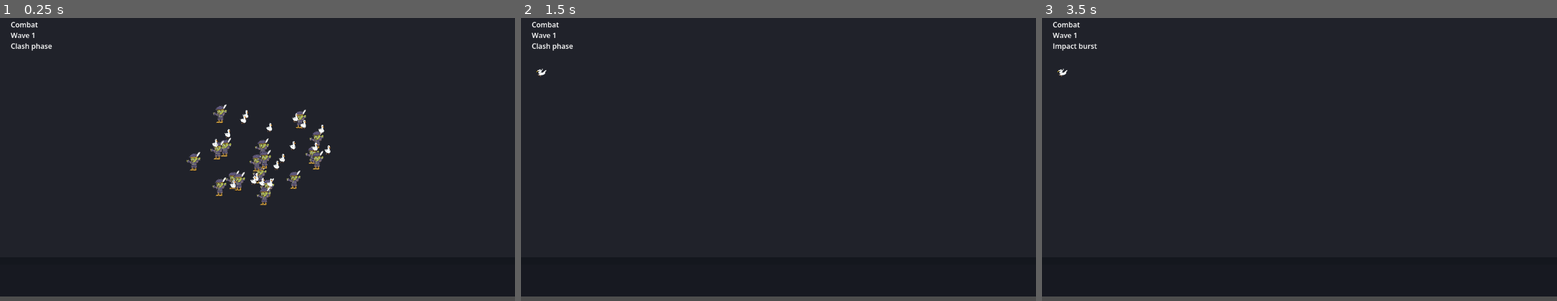
Above: before the commit, frames 1-3 (left to right).
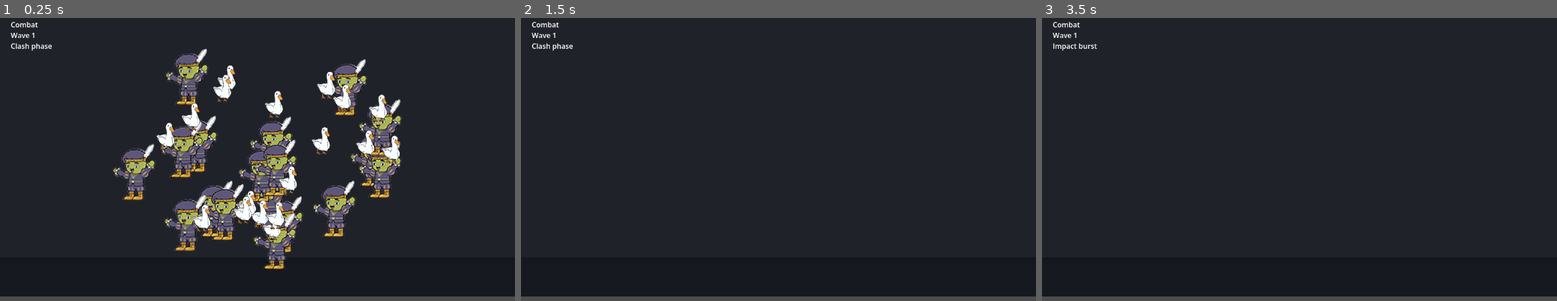
Above: after the commit, the same moments.

Repository: changingzhao-cpu/demo
Game: Godot game, scene res://scenes/main/main_scene.tscn
The game is run twice, just before and just after one commit, with the same random seed, the same clock (stepped at 60 frames per second) and the same inputs.
Inputs (mouse positions are in pixels of both pictures, inside the frame that each line leads up to):
- Up to frame 1 (0.25 s): no input
- Up to frame 2 (1.5 s): tap Enter at 0.5, 0.6 s; move the mouse to (891, 142) at 0.52 s; click (891, 142) at 0.67 s; move the mouse to (675, 170) at 1.27 s; tap Keypad Enter at 1.35 s; click (675, 170) at 1.42 s
- Up to frame 3 (3.5 s): tap Space at 2 s; move the mouse to (1351, 94) at 2.02 s; tap Enter at 2.1, 2.75 s; click (1351, 94) at 2.17 s; move the mouse to (1273, 213) at 2.77 s; tap Keypad Enter at 2.85 s; click (1273, 213) at 2.92 s

The runs differ from the first frame. In frame 1, 14% of the frame differs, in the area x 21-78%, y 10-89%; in frame 2, less than 0.1%; in frame 3, less than 0.1%.

Commit message:
Apply a large initialization occupancy increase.
Greatly increase first-frame battle area coverage and unit render scale to match the requested visual jump in opening composition size.

Co-Authored-By: Claude Sonnet 4.6 (1M context) <noreply@anthropic.com>

Diff:
--- a/scripts/battle/battle_scene_runtime.gd
+++ b/scripts/battle/battle_scene_runtime.gd
@@ -2,11 +2,11 @@
 
 const EffectPoolScript = preload("res://scripts/presentation/effect_pool.gd")
 const SCREEN_CENTER := Vector2(640.0, 392.0)
-const SCREEN_SCALE := Vector2(300.0, 214.0)
+const SCREEN_SCALE := Vector2(600.0, 428.0)
 const INIT_DISPLAY_COUNT := 42
-const INIT_REGION_RADIUS := Vector2(172.0, 110.0)
-const INIT_MIN_DISTANCE := 4.5
-const INIT_JITTER := 2.5
+const INIT_REGION_RADIUS := Vector2(344.0, 220.0)
+const INIT_MIN_DISTANCE := 9.0
+const INIT_JITTER := 5.0
 const INIT_HOLD_SECONDS := 1.2
 
 @onready var _controller = $BattleController
--- a/scripts/presentation/unit_view.gd
+++ b/scripts/presentation/unit_view.gd
@@ -19,8 +19,8 @@
 const SOLDIER_ATTACK_TEXTURE = preload("res://assets/battle/units/soldier_attack.png")
 const GOOSE_IDLE_TEXTURE = preload("res://assets/battle/units/goose_idle.png")
 const GOOSE_ATTACK_TEXTURE = preload("res://assets/battle/units/goose_attack.png")
-const SOLDIER_SCALE := Vector2(0.48, 0.48)
-const GOOSE_SCALE := Vector2(0.24, 0.24)
+const SOLDIER_SCALE := Vector2(1.44, 1.44)
+const GOOSE_SCALE := Vector2(0.72, 0.72)
 
 const VISUAL_STATE_IDLE := 0
 const VISUAL_STATE_ATTACK := 1
